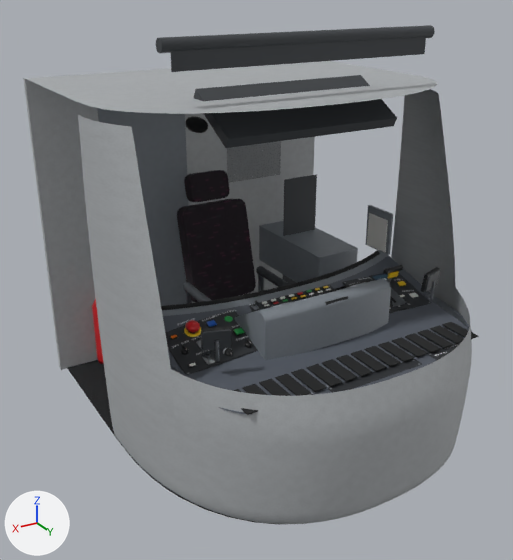
Two versions of the glTF model tram_parts/extremites/dijon/cab.glb, one commit apart.
Camera for both pictures: a 50 mm lens placed at (2.25, 6.72, 3.02), pointed at (0.05, 3.07, 1.2). Lighting does not change. The marker at lower left points along +X, +Y and +Z. The first picture is the older version. Where no turn or scale is listed for an object, it has been applied to the vertices. Vertices at exactly the same position are counted once.

Names of what the first picture shows: 'cab_shell', 'desk', 'driver_seat' and 9 more.
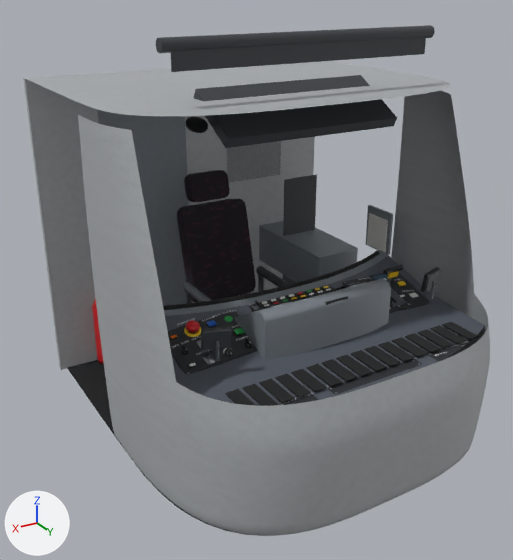
Edits to the bpy script that builds the scene:
```text
Change me_cab_shell:
    where me_cab_shell.from_pydata(...)  # 3086 vertices, 5478 faces; spans x -1.12..1.12, y 1.51..4.47, z 0.32..2.76
    used by ob_cab_shell; location = (0.0, 0.0, 0.0)
    me_cab_shell part 1: 1577 vertices moved from x -1.12..1.12, y 3.12..4.47, z 0.32..2.42 to x -1.12..1.12, y 3.19..4.47, z 0.32..2.42; 705 vertices removed from x -1.12..1.12, y 3.14..4.45, z 0.35..2.13; 705 vertices added at x -1.12..1.12, y 3.22..4.46, z 0.35..2.13
    me_cab_shell part 2: 2158 kept faces spanning x -1.12..1.12, y 2.02..4.47, z 0.32..2.42 get new texture (UV) coordinates
Change me_desk:
    where me_desk.from_pydata(...)  # 3600 vertices, 6158 faces; spans x -0.99..1.01, y -0.76..0.66, z -0.76..0.4
    used by ob_desk; location = (0.0, 3.642, 1.1)
    me_desk part 3: 56 of 3600 vertices moved; they spanned x -0.97..-0.8, y -0.47..0.52, z -0.05..0.1 and now span x -0.97..-0.82, y -0.47..0.52, z -0.05..0.1; mean shift (-0.01, 0.0, 0.0); largest move (-0.8, 0.52, -0.05) -> (-0.82, -0.4, 0.1)
    me_desk part 4: 54 of 3600 vertices moved; they spanned x 0.8..0.96, y -0.75..0.52, z -0.05..0.1 and now span x 0.82..0.97, y -0.75..0.52, z -0.05..0.1; mean shift (0.01, 0.0, 0.0); largest move (0.84, 0.45, -0.05) -> (0.86, -0.75, -0.03)
```

Boxes [x1, y1, x2, y2] around the edits, measured in the pictures (513 x 560 px; the box of a moved part takes in the faces that stretch with it):
'cab_shell', reshaped
    before: [23, 25, 472, 525]
    after: [23, 25, 490, 536]
'desk', reshaped
    before: [161, 205, 479, 415]
    after: [163, 205, 484, 406]
part 1 of me_cab_shell, moved or reshaped
    before: [78, 89, 472, 523]
    after: [78, 90, 490, 536]
part 2 of me_cab_shell, surface changed
    before: [83, 80, 471, 525]
    after: [83, 79, 489, 536]
part 3 of me_desk, moved or reshaped
    before: [373, 254, 473, 333]
    after: [373, 254, 484, 335]
part 4 of me_desk, moved or reshaped
    before: [163, 315, 246, 414]
    after: [165, 315, 234, 403]
